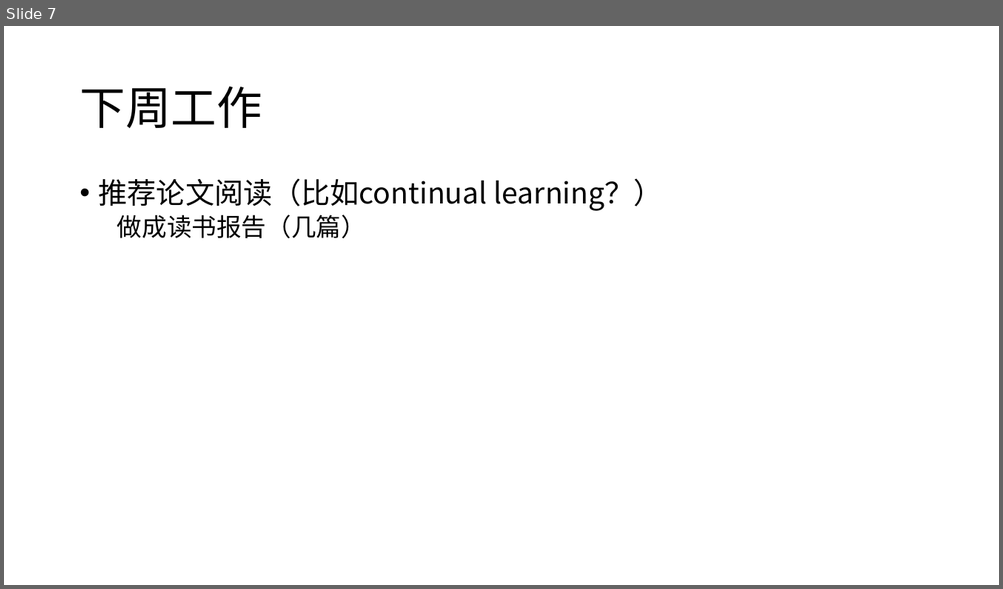
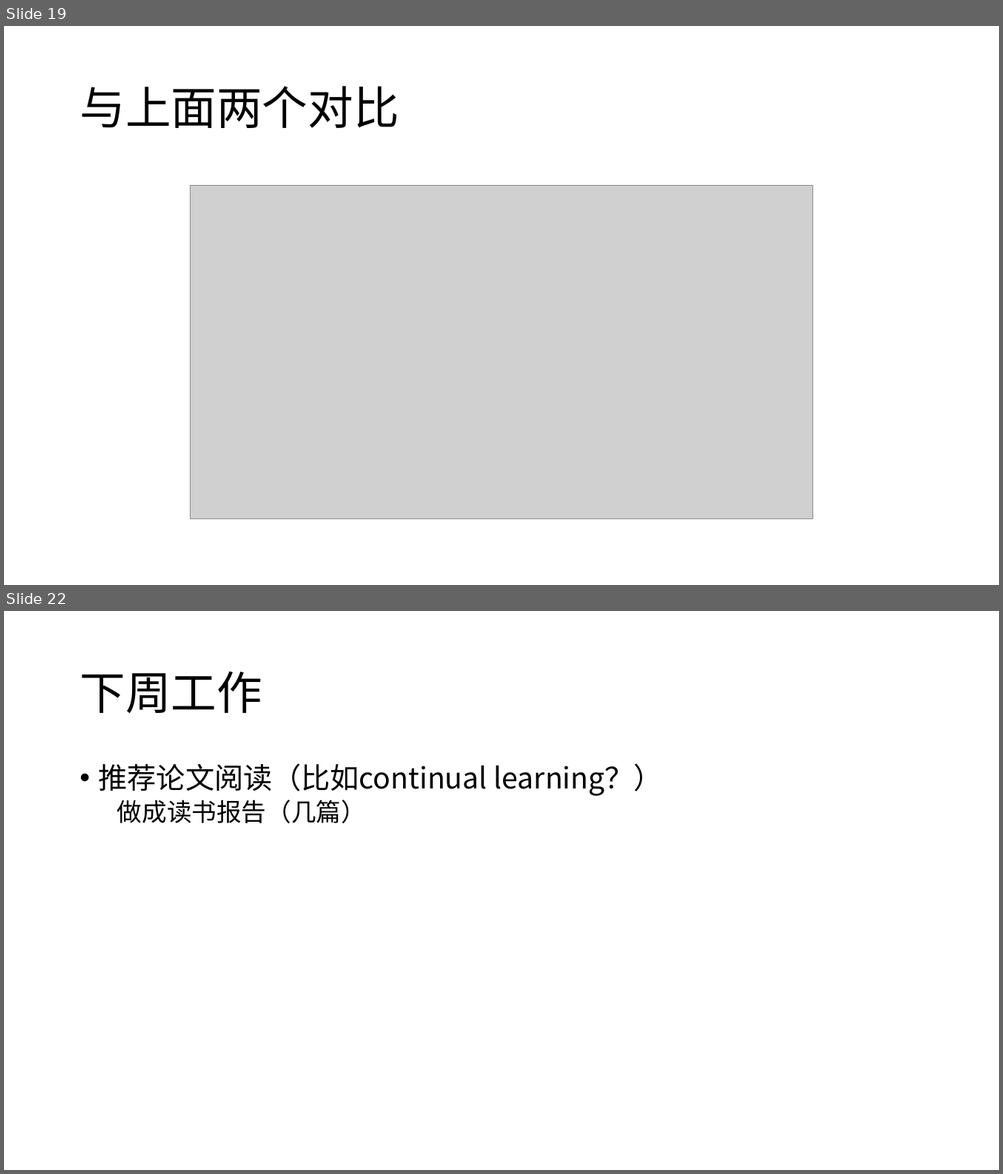
Before and after one commit to tchennech/Linux, a slide deck: 陈文儒.pptx. Shown one above the other, each under a label of ours: slide 7 before the commit, slides 19 and 22 after it; the slides between them are not shown. The pictures are 1003x589 and 1003x1174 pixels, drawn with LibreOffice and Linux fonts; fonts in the diff are those of the drawing; grey boxes stand for pictures. Boxes give left, top, right and bottom in pixels: in the first picture for what was removed or moved away, otherwise in the second. Text is boxed around its words. In the diff, an @@ line names an element or a change of style, - is before the commit and + after.

```diff
--- a/陈文儒.pptx
+++ b/陈文儒.pptx
@@ slide 19 added at bbox=[4, 26, 999, 585], background #FFFFFF @@
@@ title added at bbox=[79, 86, 398, 128], 44 pt, text #000000 @@
+与上面两个对比
@@ picture added at bbox=[190, 186, 813, 519] @@
@@ what was slide 7 is now slide 22 @@
```
Also in this commit, not shown: 1 slide changed, 14 other slides added, 5 other files.
